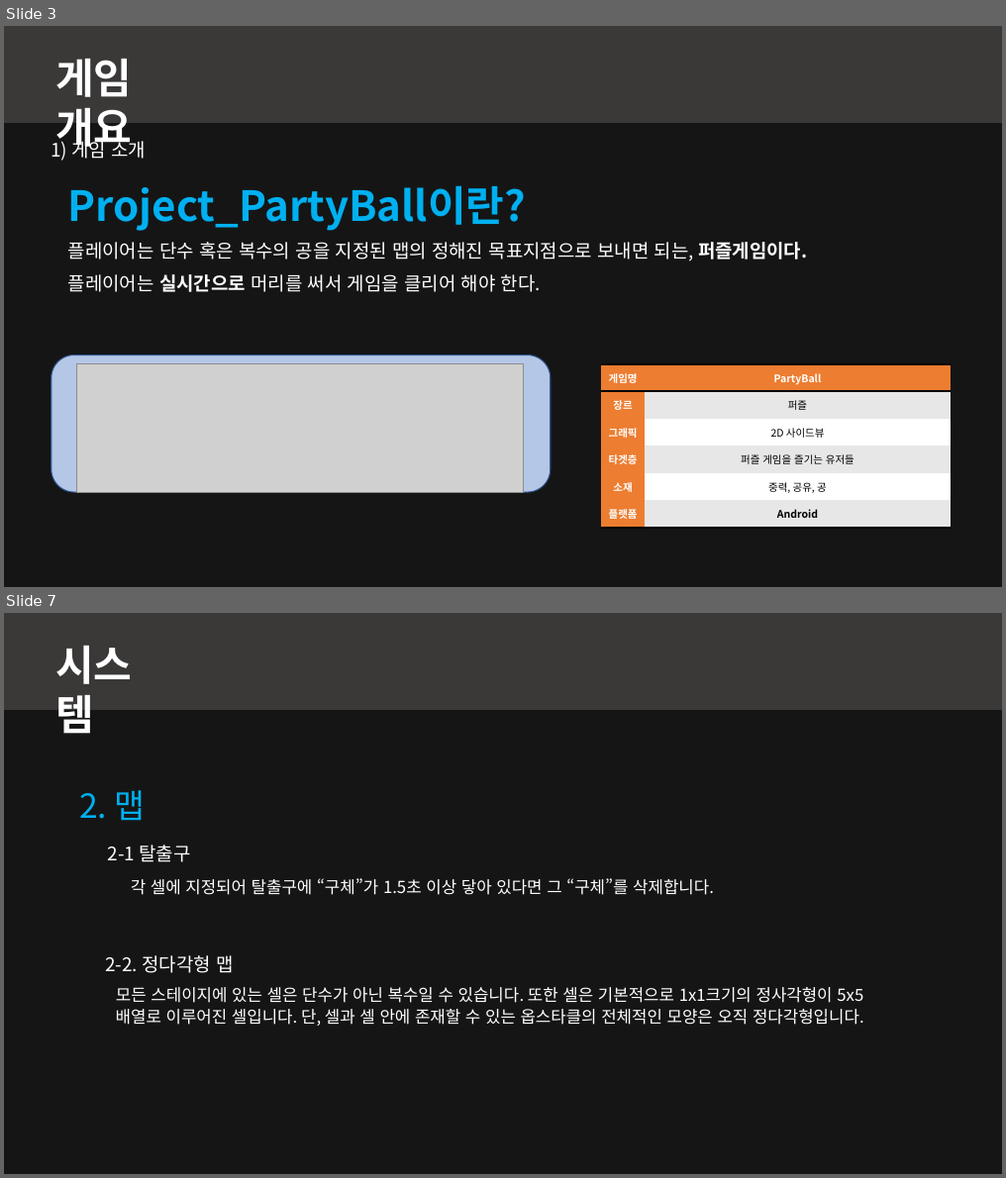
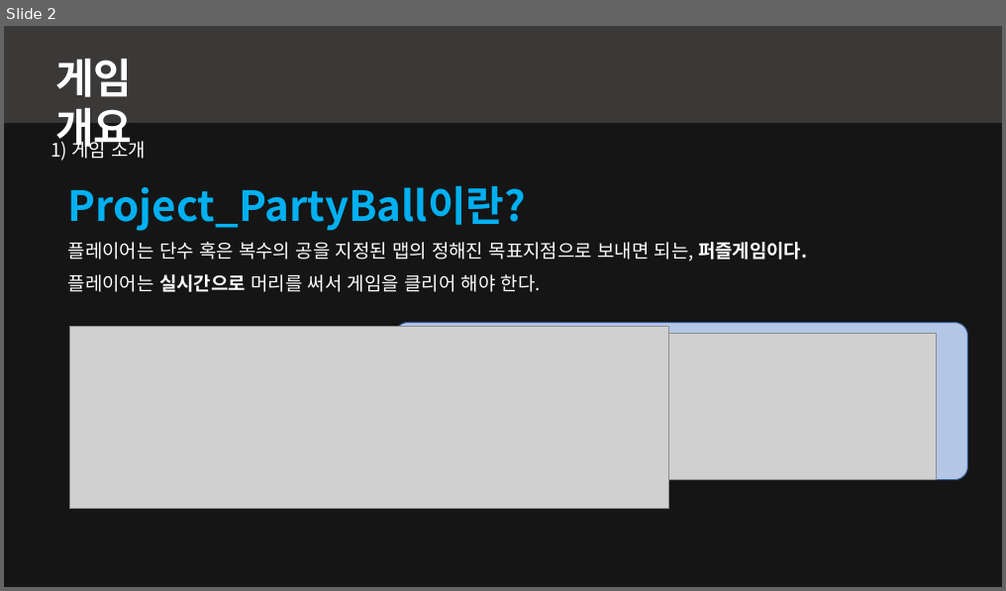
Before and after one commit to kjpark102312/Jagu_Agis, a slide deck: Presentation/AGIS 발표자료.pptx. Shown one above the other, each under a label of ours: slides 3 and 7 before the commit, slide 2 after it; the slides between them are not shown. The pictures are 1006x1178 and 1006x591 pixels, drawn with LibreOffice and Linux fonts; fonts in the diff are those of the drawing; grey boxes stand for pictures; background and template pictures are left out; a plain dark background stands for a picture behind light text. Boxes give left, top, right and bottom in pixels: in the first picture for what was removed or moved away, otherwise in the second. Text is boxed around its words. In the diff, an @@ line names an element or a change of style, - is before the commit and + after.

```diff
--- a/Presentation/AGIS 발표자료.pptx
+++ b/Presentation/AGIS 발표자료.pptx
@@ slide 7 removed at bbox=[4, 613, 1002, 1174], background picture (left out) @@
@@ rectangle removed at bbox=[4, 613, 1002, 1174] @@
@@ rectangle removed at bbox=[4, 613, 1002, 710] @@
@@ text removed at bbox=[55, 645, 132, 733] @@
-시스템
@@ text removed at bbox=[79, 790, 146, 821] @@
-2. 맵
@@ text removed at bbox=[108, 845, 714, 895] @@
-2-1 탈출구
-각 셀에 지정되어 탈출구에 “구체”가 1.5초 이상 닿아 있다면 그 “구체”를 삭제합니다.
@@ text removed at bbox=[105, 956, 864, 1026] @@
-2-2. 정다각형 맵
-모든 스테이지에 있는 셀은 단수가 아닌 복수일 수 있습니다. 또한 셀은 기본적으로 1x1크기의 정사각형이 5x5배열로 이루어진 셀입니다. 단, 셀과 셀 안에 존재할 수 있는 옵스타클의 전체적인 모양은 오직 정다각형입니다.
@@ what was slide 3 is now slide 2 @@
@@ slide 2 changed as well @@
@@ rounded rectangle: place and size @@
-rounded rectangle at bbox=[52, 356, 550, 492]
+rounded rectangle at bbox=[395, 322, 968, 479]
@@ rounded rectangle at bbox=[395, 322, 968, 479]: proportions changed @@
@@ picture added at bbox=[70, 326, 668, 509] @@
@@ picture: place and size @@
-picture at bbox=[77, 365, 524, 492]
+picture at bbox=[425, 333, 937, 480]
@@ table removed at bbox=[601, 365, 950, 528], 6 rows, 2 columns @@
-게임명 | PartyBall
-장르 | 퍼즐
-그래픽 | 2D 사이드뷰
-타겟층 | 퍼즐 게임을 즐기는 유저들
-소재 | 중력, 공유, 공
-플랫폼 | Android
```
Also in this commit, not shown: 2 other slides changed, 3 slides added, 7 other slides removed.
